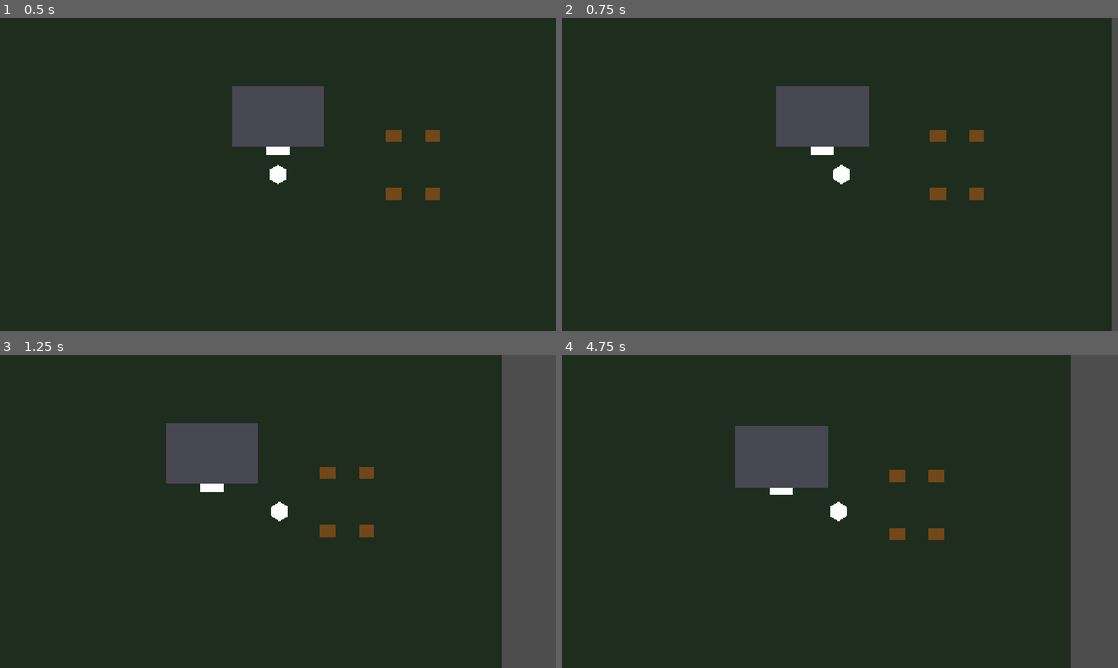
Above: before the commit, frames 1-4 (two rows, left to right).
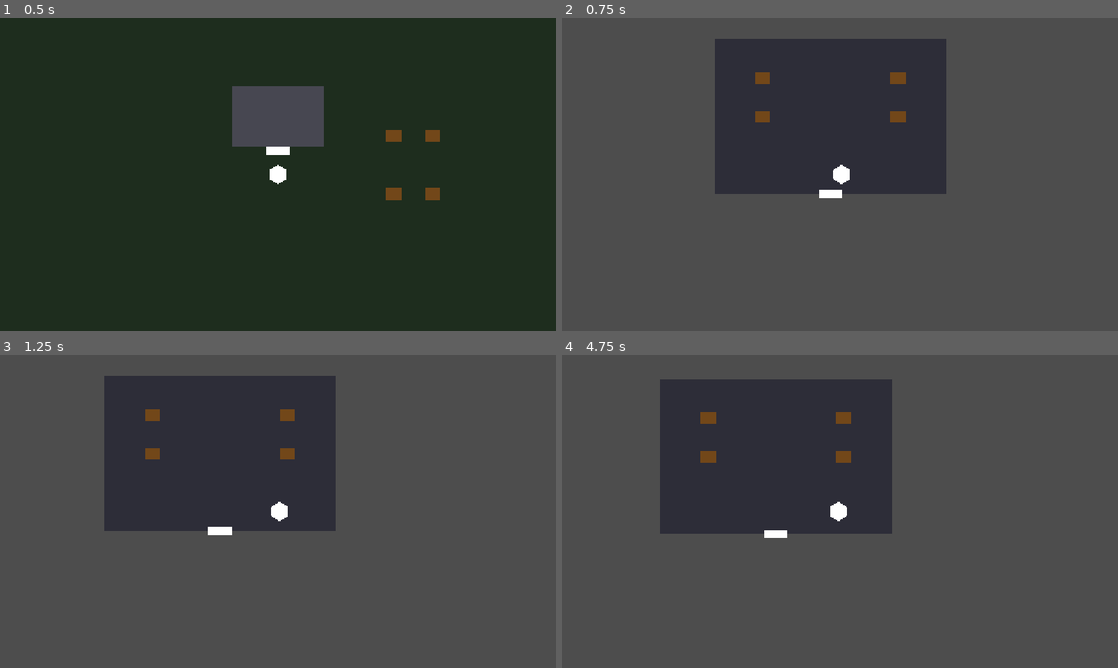
Above: after the commit, the same moments.

Repository: salexume94-pixel/Scripts
Game: Godot game, scene res://scenes/World.tscn
Same seed, same stepped clock (60 frames per second), same inputs: the game is played once before the commit and once after it.
Inputs:
- Up to frame 1 (0.5 s): no input
- Up to frame 2 (0.75 s): tap Enter at 0.5 s; hold Right (ui_right) from 0.53 s (still down); tap E at 0.6 s
- Up to frame 3 (1.25 s): keep holding Right (ui_right)
- Up to frame 4 (4.75 s): release Right (ui_right) at 1.28 s; hold Down (ui_down) 1.28-2 s; tap I at 1.35, 2.75, 3.6, 4.25 s; click "Test Damage (-25 HP)" at 2 s; hold Right (ui_right) 2.78-3.53 s; tap E at 2.85, 4.35 s; tap Enter at 3.5 s; hold Up (ui_up) 3.53-4.28 s; hold Left (ui_left) from 4.28 s (still down)

Frame 1 is identical in both runs. In frame 2, 99% of the frame differs, in the area x 0-99%, y 0-100%; in frame 3, 90%; in frame 4, 91%.

Commit message:
Move Door interaction to shared interaction system

Diff:
--- a/world/door.gd
+++ b/world/door.gd
@@ -1,10 +1,12 @@
 extends Area2D
 ## Handles a reusable doorway that transitions the Player to another scene.
 ##
-## This script is responsible only for detecting the Player and requesting
-## a scene transition. SceneManager owns the actual scene-loading work.
-## The Door therefore remains a small world-interaction component that can
-## be reused for entrances, exits, and future interior connections.
+## This script owns only the Door's transition behavior. Interaction input is
+## handled by the shared Player InteractionSystem, while SceneManager owns the
+## actual scene-loading work.
+##
+## The Door therefore exposes the same interact() contract as other world
+## interactables without knowing how the Player detected it.
 
 @export_file("*.tscn") var target_scene: String
 @export var target_player_position: Vector2 = Vector2.ZERO
@@ -12,28 +14,18 @@
 var transition_started: bool = false
 
 
-func _ready() -> void:
-    # Listen for bodies entering the doorway trigger so the Player can cross
-    # the entrance without requiring a separate interaction system yet.
-    body_entered.connect(_on_body_entered)
+func interact(_player: Node) -> void:
+	# The shared InteractionSystem calls this method when the Player presses E
+	# near the Door.
+	if transition_started:
+		return
 
+	if target_scene.is_empty():
+		push_error("Door has no target scene configured.")
+		return
 
-func _on_body_entered(body: Node2D) -> void:
-    # Ignore anything that is not the Player.
-    if body.name != "Player":
-        return
+	transition_started = true
 
-    # Prevent multiple transition requests if several physics frames detect
-    # the Player while the scene is being replaced.
-    if transition_started:
-        return
-
-    if target_scene.is_empty():
-        push_error("Door has no target scene configured.")
-        return
-
-    transition_started = true
-
-    # SceneManager performs the actual scene replacement and places the
-    # Player at the configured entry position in the destination scene.
-    SceneManager.change_scene(target_scene, target_player_position)
+	# SceneManager performs the actual scene replacement and places the Player
+	# at the configured entry position in the destination scene.
+	SceneManager.change_scene(target_scene, target_player_position)
